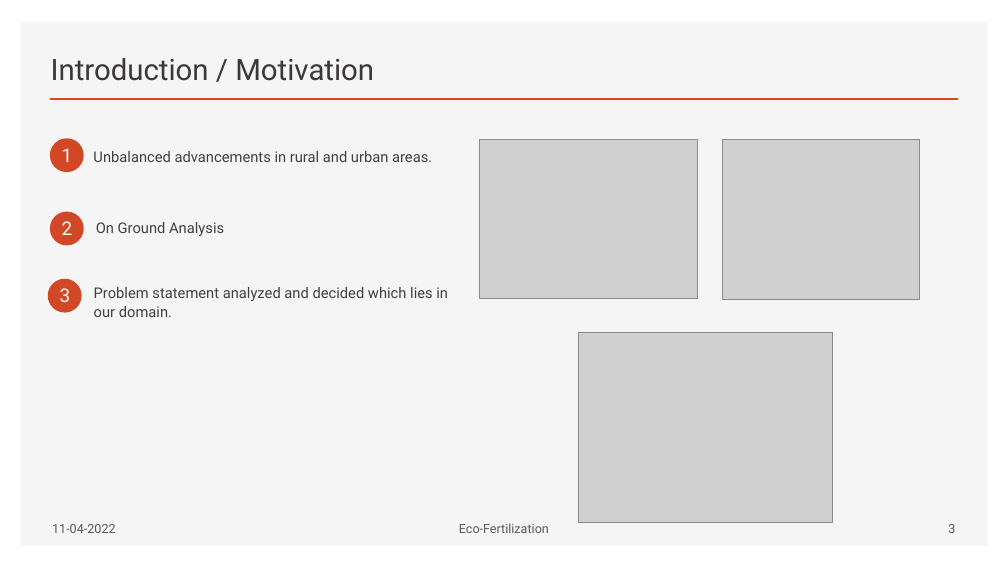
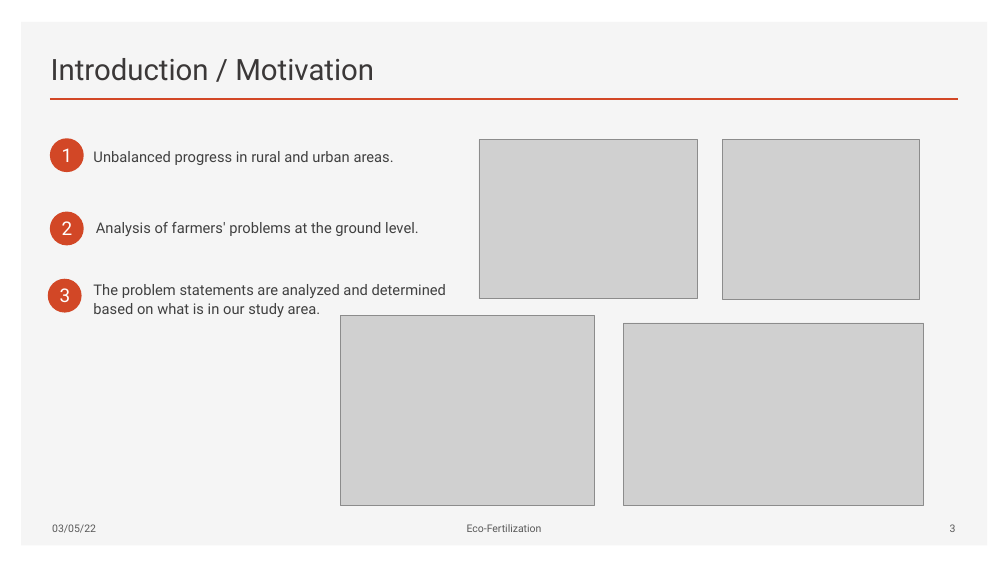
Before and after one commit to Gekko12/Eco-fertilization, a slide deck: slide 4 of EcoFertilization.pptx. Drawn at 1008x567 pixels with LibreOffice and Linux fonts; fonts in the diff are those of the drawing; grey boxes stand for pictures. Boxes give left, top, right and bottom in pixels: in the first picture for what was removed or moved away, otherwise in the second. Text is boxed around its words. In the diff, an @@ line names an element or a change of style, - is before the commit and + after.

```diff
--- a/EcoFertilization.pptx
+++ b/EcoFertilization.pptx
@@ text at (93, 151, 394, 165): text changed @@
-Unbalanced advancements in rural and urban areas.
+Unbalanced progress in rural and urban areas.
@@ text at (96, 222, 419, 236): text changed @@
-On Ground Analysis
+Analysis of farmers' problems at the ground level.
@@ text at (93, 284, 446, 317): text changed @@
-Problem statement analyzed and decided which lies in our domain.
+The problem statements are analyzed and determined based on what is in our study area.
@@ picture: place and size @@
-picture at (578, 332, 832, 523)
+picture at (340, 315, 594, 506)
@@ picture added at (624, 323, 924, 506) @@
@@ text at (52, 524, 96, 533): text changed; size 12 to 10 pt @@
-11-04-2022
+03/05/22
@@ text "Eco-Fertilization" at (467, 524, 542, 532): size 12 to 10 pt @@
@@ page number at (950, 524, 956, 532): size 12 to 10 pt @@
```
Also in this commit, not shown: 10 other slides changed, 8 slides added, 3 slides removed, 12 other files.
